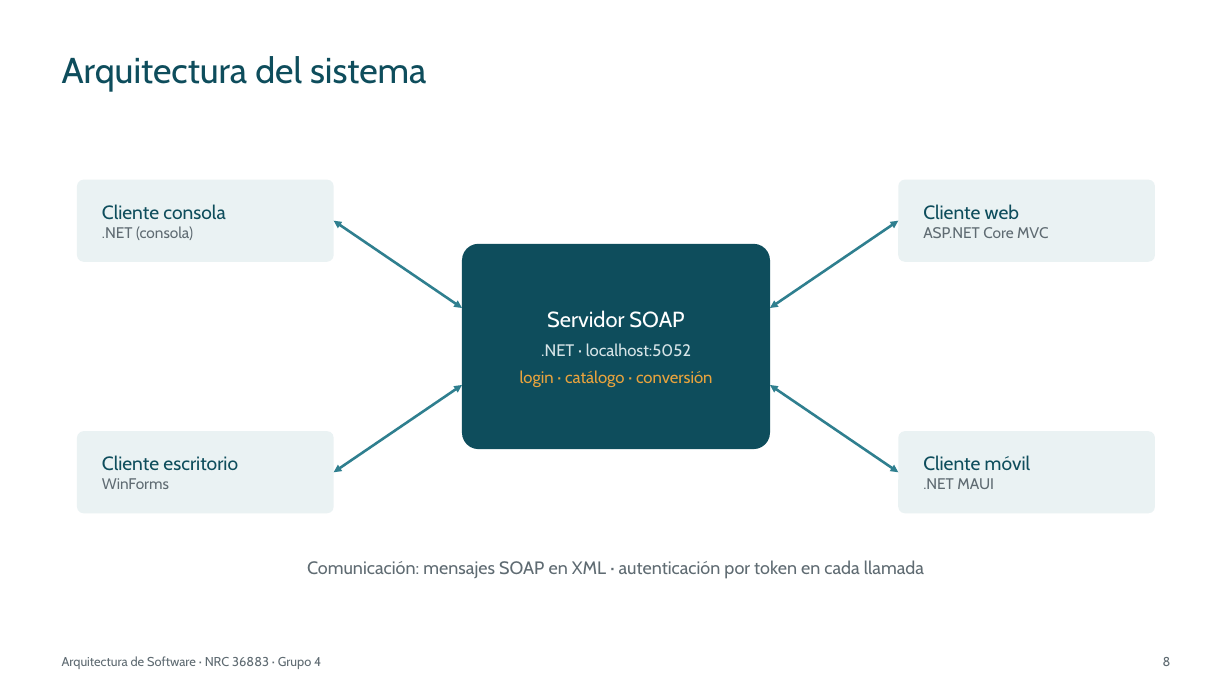
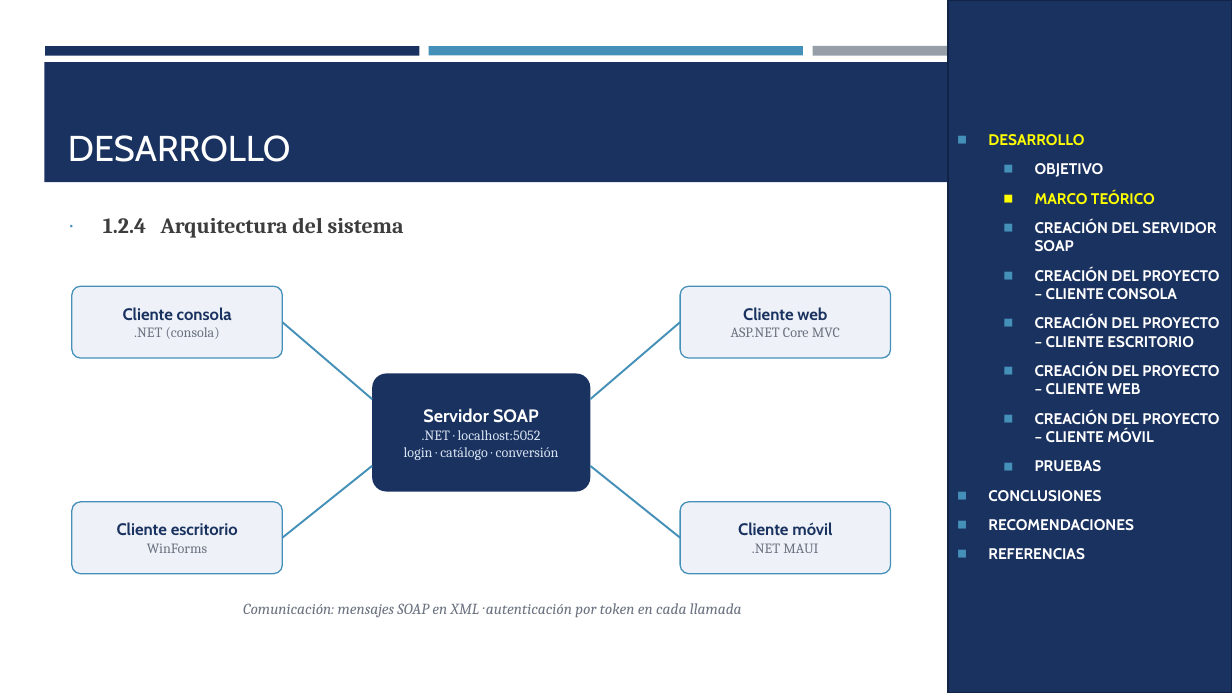
Before and after one commit to IMarcusDev/TI.1.2.-PAO202651_SOAP_DOTNET_SINBDD_NRC_36883_GR04, a slide deck: slide 7 of 05. DOCUMENTACION/PRESENTACION TI.1.2. SOAP sin BDD en DOTNET GR4.pptx (slide 8 before the commit). Drawn at 1232x693 pixels with LibreOffice and Linux fonts; fonts in the diff are those of the drawing. Boxes give left, top, right and bottom in pixels: in the first picture for what was removed or moved away, otherwise in the second. Text is boxed around its words. In the diff, an @@ line names an element or a change of style, - is before the commit and + after.

```diff
--- a/05. DOCUMENTACION/PRESENTACION TI.1.2. SOAP sin BDD en DOTNET GR4.pptx
+++ b/05. DOCUMENTACION/PRESENTACION TI.1.2. SOAP sin BDD en DOTNET GR4.pptx
@@ rectangle added at <box>948,0,1232,693</box>, fill #1A3260, outline #122446 1.75 pt, 12 pt, text #FFFFFF, bold @@
+◼ DESARROLLO
+  ◼ OBJETIVO
+  ◼ MARCO TEÓRICO
+  ◼ CREACIÓN DEL SERVIDOR SOAP
+  ◼ CREACIÓN DEL PROYECTO – CLIENTE CONSOLA
+  ◼ CREACIÓN DEL PROYECTO – CLIENTE ESCRITORIO
+  ◼ CREACIÓN DEL PROYECTO – CLIENTE WEB
+  ◼ CREACIÓN DEL PROYECTO – CLIENTE MÓVIL
+  ◼ PRUEBAS
+◼ CONCLUSIONES
+◼ RECOMENDACIONES
+◼ REFERENCIAS
@@ rectangle added at <box>45,46,420,55</box>, fill #1A3260 @@
@@ title removed at <box>62,56,426,92</box> @@
-Arquitectura del sistema
@@ rectangle added at <box>429,46,803,55</box>, fill #4590B8 @@
@@ rectangle added at <box>812,46,1187,56</box>, fill #969FA7 @@
@@ rectangle added at <box>44,62,1188,182</box>, fill #1A3260 @@
@@ title added at <box>68,135,291,162</box>, 28 pt, text #FFFFFF @@
+DESARROLLO
@@ text added at <box>103,218,404,238</box>, 17 pt, text #3D3D3D, bold @@
+∙ 1.2.4 Arquitectura del sistema
@@ double arrow removed from (334, 221) to (462, 308) @@
@@ double arrow removed from (898, 221) to (770, 308) @@
@@ rounded rectangle "Cliente consola": place and size @@
-rounded rectangle "Cliente consola" at <box>77,179,334,262</box>
+rounded rectangle "Cliente consola" at <box>72,287,283,359</box>
@@ rounded rectangle "Cliente consola" at <box>72,287,283,359</box>: size 15 to 13 pt, text colour #0E4D5C to #1A3260, bold on in "Cliente consola"; size 12 to 11 pt, font Cabin to Cambria, text colour #5F6B72 to #6B7280 in ".NET (consola)"; alignment left to centre; fill #EAF2F3 to #EEF2F8; outline none to #4590B8 1 pt; proportions changed @@
@@ rounded rectangle "Cliente web": place and size @@
-rounded rectangle "Cliente web" at <box>898,179,1155,262</box>
+rounded rectangle "Cliente web" at <box>680,287,891,359</box>
@@ rounded rectangle "Cliente web" at <box>680,287,891,359</box>: size 15 to 13 pt, text colour #0E4D5C to #1A3260, bold on in "Cliente web"; size 12 to 11 pt, font Cabin to Cambria, text colour #5F6B72 to #6B7280 in "ASP.NET Core MVC"; alignment left to centre; fill #EAF2F3 to #EEF2F8; outline none to #4590B8 1 pt; proportions changed @@
@@ line added from (283, 323) to (372, 399), #4590B8 1.5 pt @@
@@ line added from (680, 323) to (591, 399), #4590B8 1.5 pt @@
@@ double arrow removed from (334, 472) to (462, 385) @@
@@ rounded rectangle "Servidor SOAP": place and size @@
-rounded rectangle "Servidor SOAP" at <box>462,244,770,449</box>
+rounded rectangle "Servidor SOAP" at <box>372,373,591,492</box>
@@ rounded rectangle "Servidor SOAP" at <box>372,373,591,492</box>: size 17 to 14 pt, bold on in "Servidor SOAP"; size 13 to 11 pt, font Cabin to Cambria in ".NET · localhost:5052", "login · catálogo · conversión"; text colour #D6E4E7 to #D6E2F0 in ".NET · localhost:5052"; text colour #E8A33D to #D6E2F0 in "login · catálogo · conversión"; less space between paragraphs; fill #0E4D5C to #1A3260; proportions changed @@
@@ double arrow removed from (898, 472) to (770, 385) @@
@@ line added from (283, 538) to (372, 466), #4590B8 1.5 pt @@
@@ line added from (680, 538) to (591, 466), #4590B8 1.5 pt @@
@@ rounded rectangle "Cliente escritorio": place and size @@
-rounded rectangle "Cliente escritorio" at <box>77,432,334,514</box>
+rounded rectangle "Cliente escritorio" at <box>72,502,283,574</box>
@@ rounded rectangle "Cliente escritorio" at <box>72,502,283,574</box>: size 15 to 13 pt, text colour #0E4D5C to #1A3260, bold on in "Cliente escritorio"; size 12 to 11 pt, font Cabin to Cambria, text colour #5F6B72 to #6B7280 in "WinForms"; alignment left to centre; fill #EAF2F3 to #EEF2F8; outline none to #4590B8 1 pt; proportions changed @@
@@ rounded rectangle "Cliente móvil": place and size @@
-rounded rectangle "Cliente móvil" at <box>898,432,1155,514</box>
+rounded rectangle "Cliente móvil" at <box>680,502,891,574</box>
@@ rounded rectangle "Cliente móvil" at <box>680,502,891,574</box>: size 15 to 13 pt, text colour #0E4D5C to #1A3260, bold on in "Cliente móvil"; size 12 to 11 pt, font Cabin to Cambria, text colour #5F6B72 to #6B7280 in ".NET MAUI"; alignment left to centre; fill #EAF2F3 to #EEF2F8; outline none to #4590B8 1 pt; proportions changed @@
@@ text "Comunicación: mensajes SOAP en XML ...": place and size @@
-text "Comunicación: mensajes SOAP en XML ..." at <box>307,560,924,579</box>
+text "Comunicación: mensajes SOAP en XML ..." at <box>243,603,742,618</box>
@@ text "Comunicación: mensajes SOAP en XML ..." at <box>243,603,742,618</box>: size 14 to 12 pt, font Cabin to Cambria, text colour #5F6B72 to #6B7280, italic on @@
@@ text removed at <box>62,656,321,669</box> @@
-Arquitectura de Software · NRC 36883 · Grupo 4
@@ page number removed at <box>1163,657,1171,666</box> @@
-8
```
Also in this commit, not shown: 22 other slides changed, 7 slides added, 15 slides removed.
